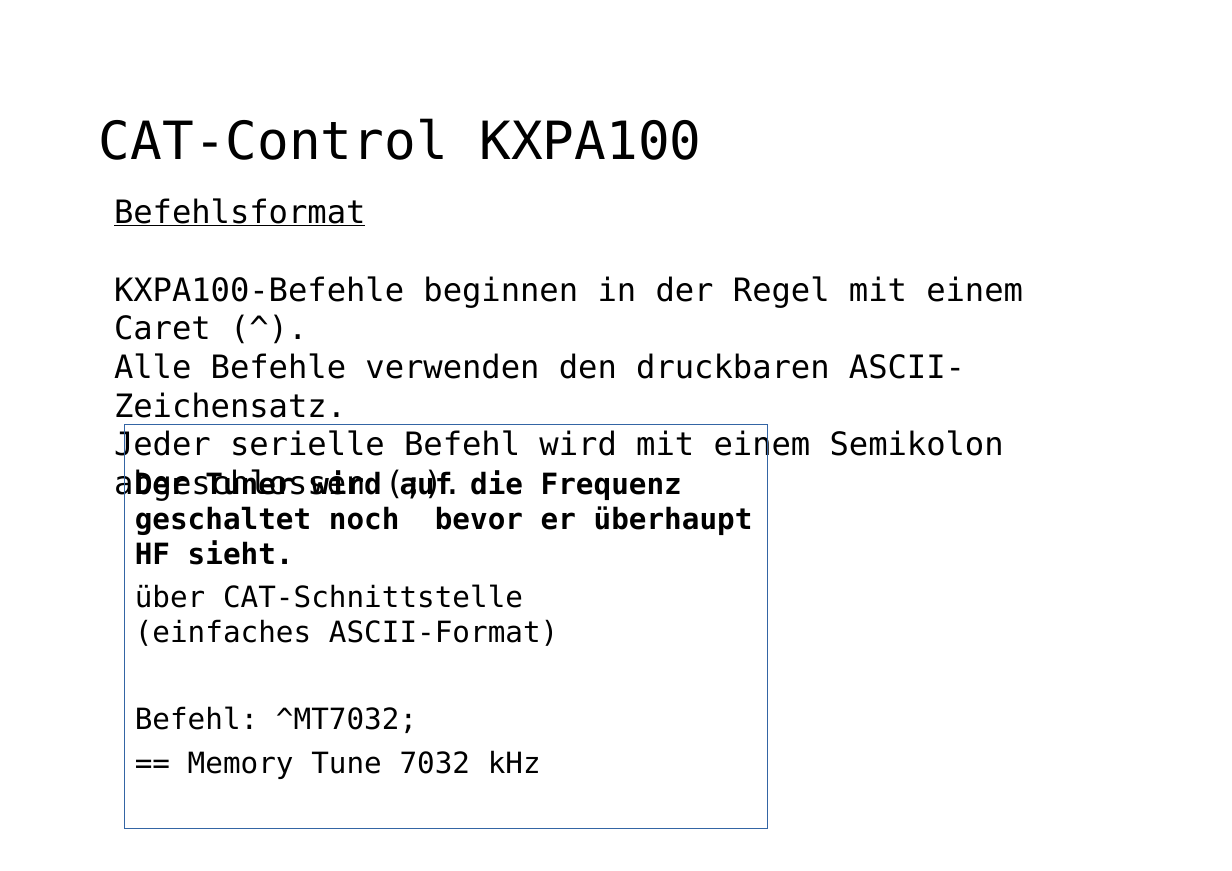
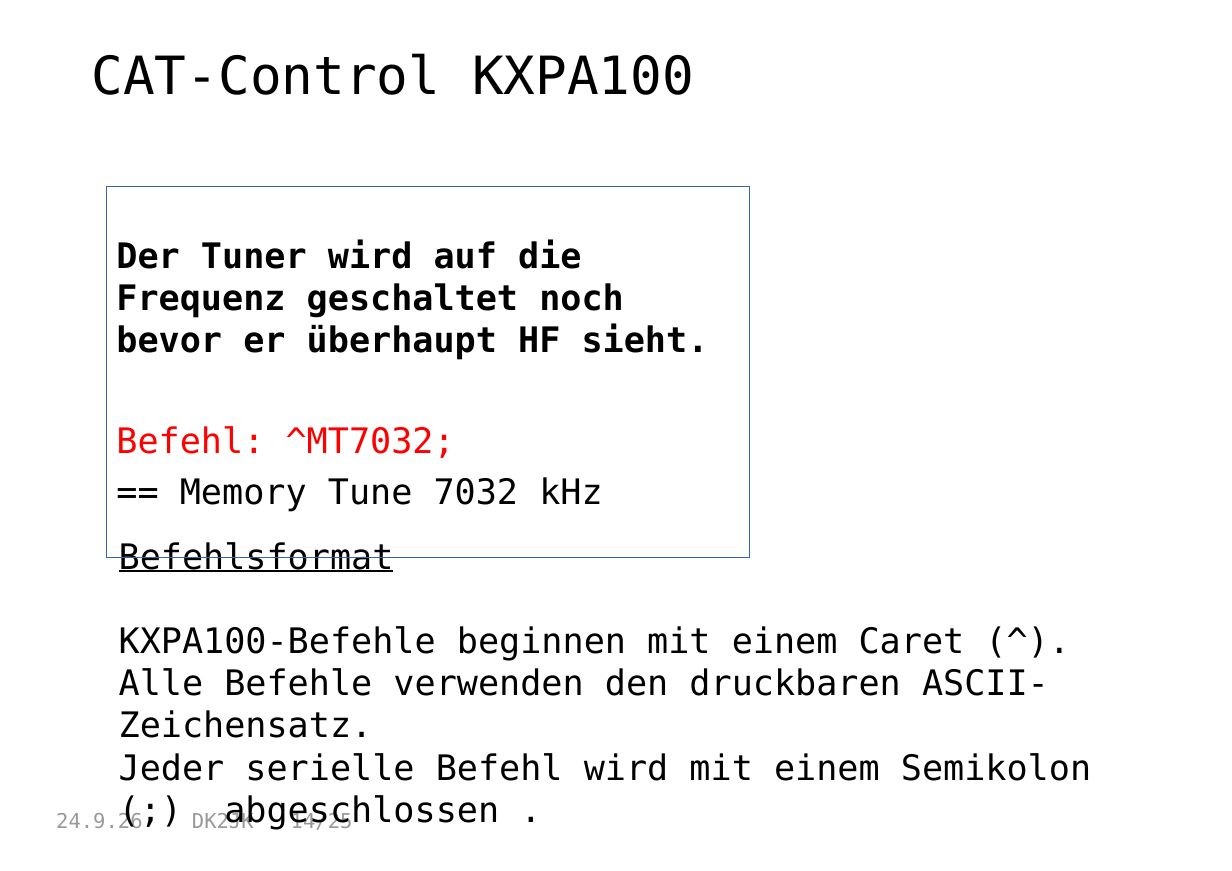
Before and after one commit to dk2jk/CAT--Control, a slide deck: slide 14 of Beispiele-CAT-Steuerung.odp (slide 12 before the commit). Drawn at 1232x871 pixels with LibreOffice and Linux fonts; fonts in the diff are those of the drawing. Boxes give left, top, right and bottom in pixels: in the first picture for what was removed or moved away, otherwise in the second. Text is boxed around its words. In the diff, an @@ line names an element or a change of style, - is before the commit and + after.

```diff
--- a/Beispiele-CAT-Steuerung.odp
+++ b/Beispiele-CAT-Steuerung.odp
@@ title "CAT-Control KXPA100": place and size @@
-title "CAT-Control KXPA100" at [99, 118, 702, 160]
+title "CAT-Control KXPA100" at [92, 53, 694, 95]
@@ title "CAT-Control KXPA100" at [92, 53, 694, 95]: vertical alignment middle to top @@
@@ rectangle "Der Tuner wird auf die ...": place and size @@
-rectangle "Der Tuner wird auf die ..." at [124, 425, 767, 828]
+rectangle "Der Tuner wird auf die ..." at [106, 187, 749, 558]
@@ rectangle "Der Tuner wird auf die ..." at [106, 187, 749, 558]: size 20 to 24 pt; text colour #000000 to #FF0000 in "Befehl: ^MT7032;" @@
@@ text "Befehlsformat": place and size @@
-text "Befehlsformat" at [114, 198, 1023, 500]
+text "Befehlsformat" at [119, 542, 1091, 830]
@@ text at [119, 542, 1049, 738]: size 22 to 24 pt in "Befehlsformat", "Alle Befehle verwenden den druckbaren ASCII-Zeichensatz." @@
@@ text in rectangle at [135, 584, 558, 646]: paragraph removed @@
-über CAT-Schnittstelle
-(einfaches ASCII-Format)
@@ text at [119, 626, 965, 661]: text changed; size 22 to 24 pt @@
-KXPA100-Befehle beginnen in der Regel mit einem Caret (^).
+KXPA100-Befehle beginnen mit einem Caret (^).
@@ text at [119, 753, 1091, 830]: text changed; size 22 to 24 pt @@
-Jeder serielle Befehl wird mit einem Semikolon abgeschlossen (;).
+Jeder serielle Befehl wird mit einem Semikolon (;) abgeschlossen .
@@ text added at [56, 811, 353, 830], 14 pt, text #999999 @@
+24.9.26 DK2JK 14/25
```
Also in this commit, not shown: 20 other slides changed, 4 slides added, 2 slides removed, 2 other files.
